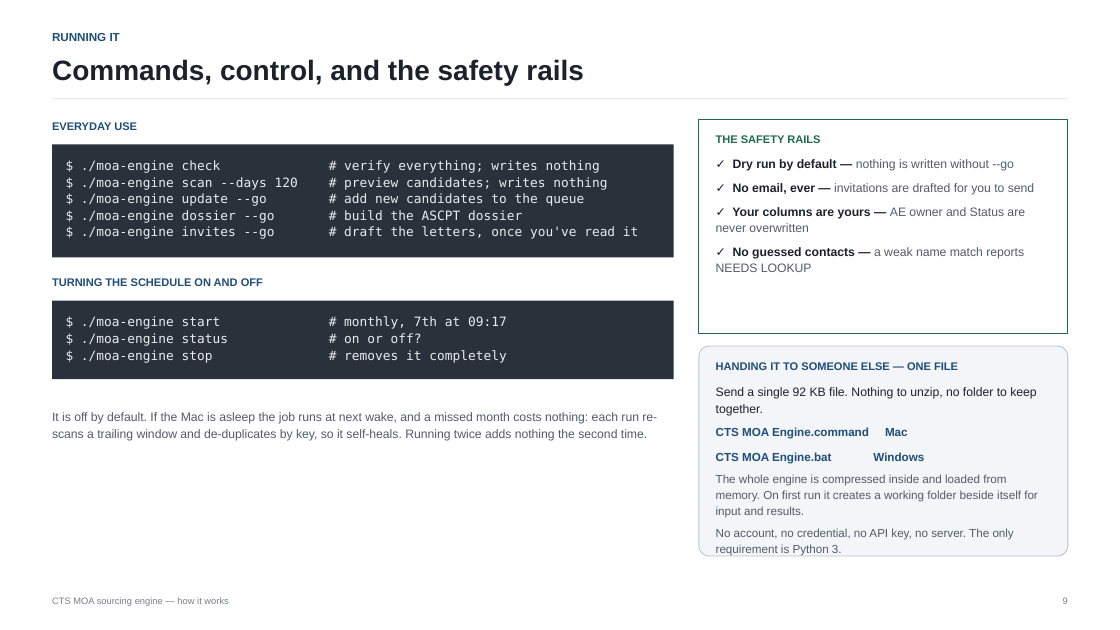
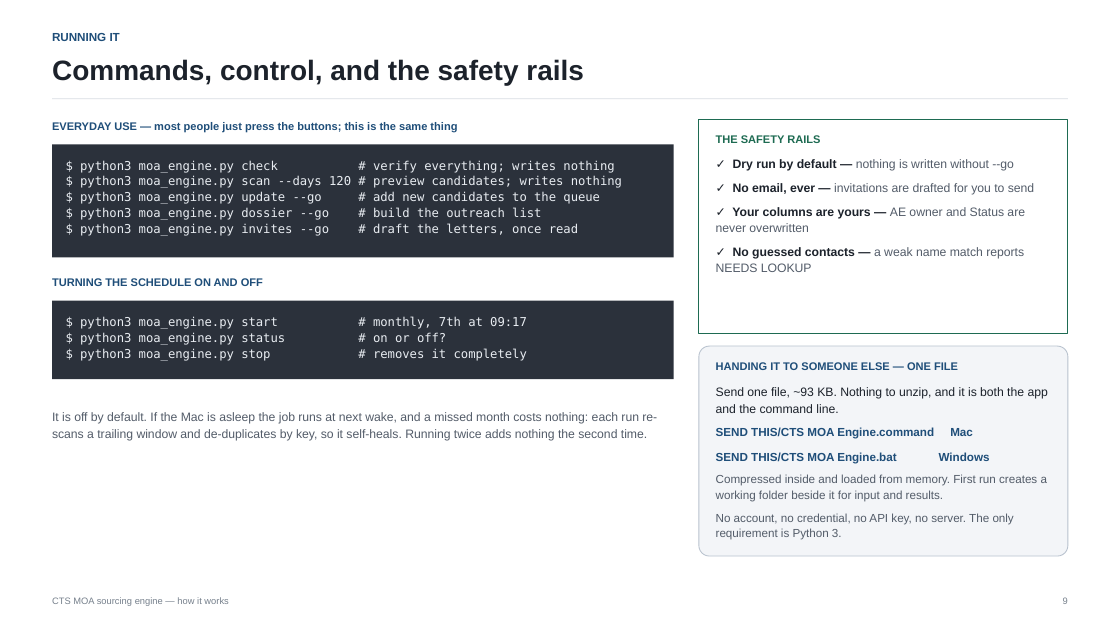
Before and after one commit to jchen622/cts-moa-engine, a slide deck: slide 9 of How the MOA sourcing engine works.pptx. Drawn at 1120x630 pixels with LibreOffice and Linux fonts; fonts in the diff are those of the drawing. Boxes give left, top, right and bottom in pixels: in the first picture for what was removed or moved away, otherwise in the second. Text is boxed around its words. In the diff, an @@ line names an element or a change of style, - is before the commit and + after.

```diff
--- a/How the MOA sourcing engine works.pptx
+++ b/How the MOA sourcing engine works.pptx
@@ text at (52, 122, 457, 132): text changed @@
-EVERYDAY USE
+EVERYDAY USE — most people just press the buttons; this is the same thing
@@ text at (80, 160, 622, 236): text changed; size 11 to 10.5 pt @@
-$ ./moa-engine check # verify everything; writes nothing
-$ ./moa-engine scan --days 120 # preview candidates; writes nothing
-$ ./moa-engine update --go # add new candidates to the queue
-$ ./moa-engine dossier --go # build the ASCPT dossier
-$ ./moa-engine invites --go # draft the letters, once you've read it
+$ python3 moa_engine.py check # verify everything; writes nothing
+$ python3 moa_engine.py scan --days 120 # preview candidates; writes nothing
+$ python3 moa_engine.py update --go # add new candidates to the queue
+$ python3 moa_engine.py dossier --go # build the outreach list
+$ python3 moa_engine.py invites --go # draft the letters, once read
@@ text at (80, 316, 527, 361): text changed; size 11 to 10.5 pt @@
-$ ./moa-engine start # monthly, 7th at 09:17
-$ ./moa-engine status # on or off?
-$ ./moa-engine stop # removes it completely
+$ python3 moa_engine.py start # monthly, 7th at 09:17
+$ python3 moa_engine.py status # on or off?
+$ python3 moa_engine.py stop # removes it completely
@@ text at (716, 387, 1048, 502): text changed @@
-Send a single 92 KB file. Nothing to unzip, no folder to keep together.
-CTS MOA Engine.command Mac
-CTS MOA Engine.bat Windows
-The whole engine is compressed inside and loaded from memory. On first run it creates a working folder beside itself for input and results.
+Send one file, ~93 KB. Nothing to unzip, and it is both the app and the command line.
+SEND THIS/CTS MOA Engine.command Mac
+SEND THIS/CTS MOA Engine.bat Windows
+Compressed inside and loaded from memory. First run creates a working folder beside it for input and results.
```
Also in this commit, not shown: 2 other slides changed, 1 other file.
